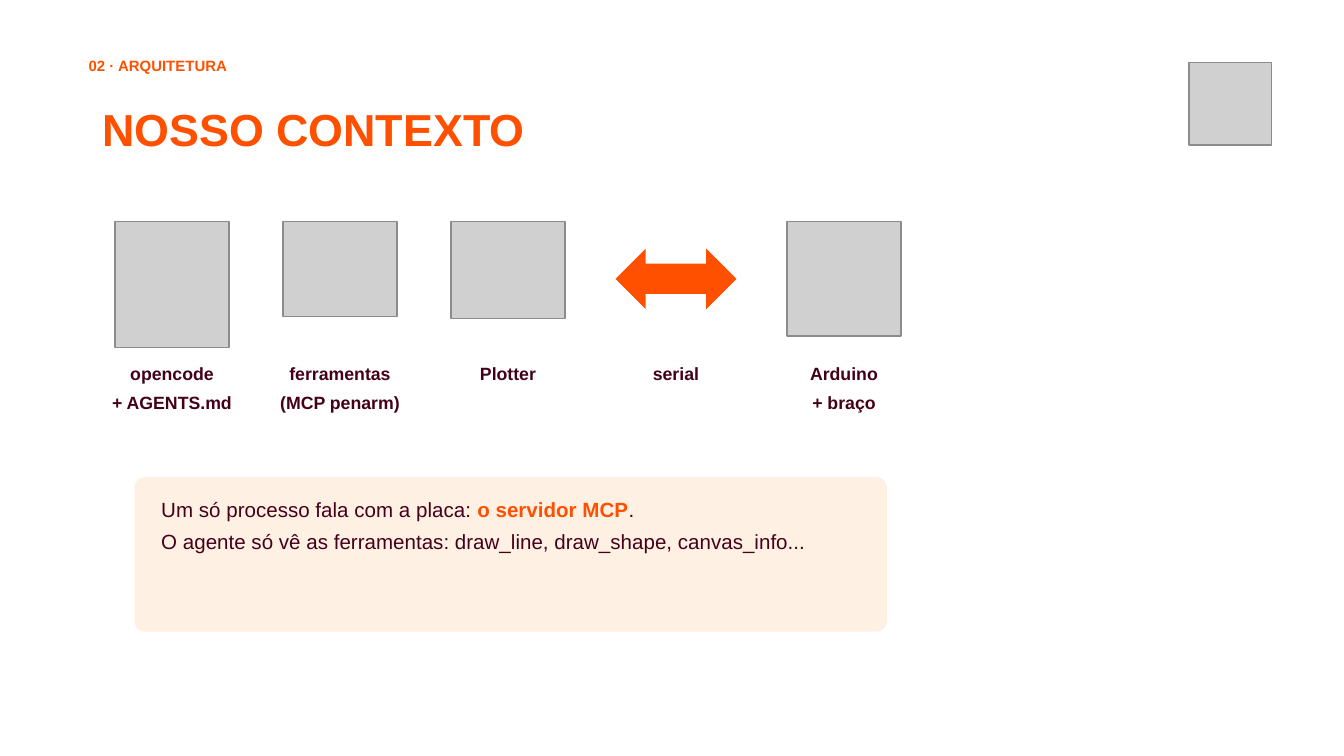
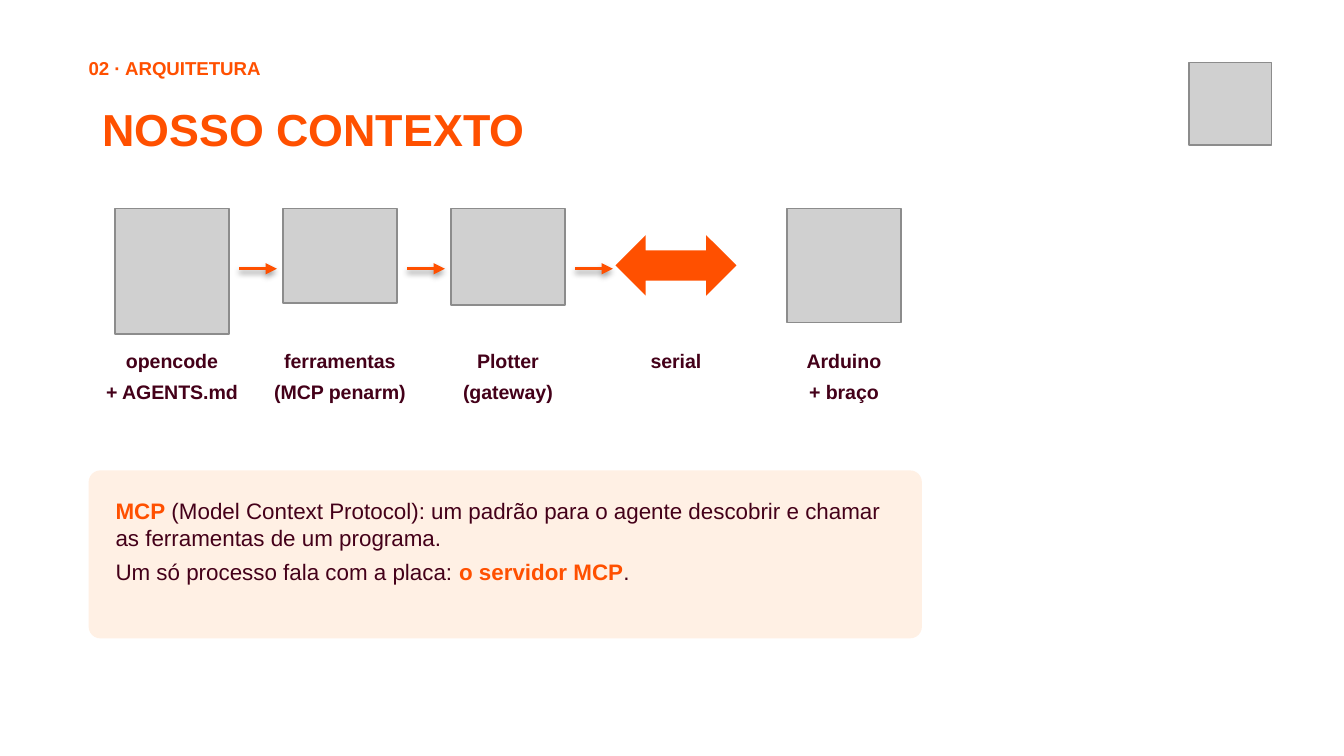
Before and after one commit to jhlr/plotter, a slide deck: slide 10 of workshop/dinamica-ia-hardware.pptx (slide 11 before the commit). Drawn at 1344x756 pixels with LibreOffice and Linux fonts; fonts in the diff are those of the drawing; grey boxes stand for pictures; background and template pictures are left out. Boxes give left, top, right and bottom in pixels: in the first picture for what was removed or moved away, otherwise in the second. Text is boxed around its words. In the diff, an @@ line names an element or a change of style, - is before the commit and + after.

```diff
--- a/workshop/dinamica-ia-hardware.pptx
+++ b/workshop/dinamica-ia-hardware.pptx
@@ text "02 · ARQUITETURA" at <box>89,62,260,79</box>: size 8 to 10 pt @@
@@ 4 pictures, 1 left right arrow: place and size @@
-4 pictures, 1 left right arrow at <box>114,222,902,348</box>
+4 pictures, 1 left right arrow at <box>114,208,902,335</box>
@@ arrow added from (239, 269) to (277, 269), #FF5000 1.75 pt @@
@@ arrow added from (407, 269) to (445, 269), #FF5000 1.75 pt @@
@@ arrow added from (575, 269) to (613, 269), #FF5000 1.75 pt @@
@@ text "opencode": place and size @@
-text "opencode" at <box>127,367,232,410</box>
+text "opencode" at <box>122,353,238,400</box>
@@ text "ferramentas": place and size @@
-text "ferramentas" at <box>280,367,400,413</box>
+text "ferramentas" at <box>274,354,406,403</box>
@@ text "Plotter": place and size @@
-text "Plotter" at <box>480,367,536,380</box>
+text "Plotter" at <box>463,353,553,403</box>
@@ text at <box>477,353,539,369</box>: size 9.5 to 10.5 pt in "Plotter" @@
@@ text "serial": place and size @@
-text "serial" at <box>653,367,699,380</box>
+text "serial" at <box>651,353,702,369</box>
@@ size 9.5 to 10.5 pt in 4 elements at <box>122,353,238,400</box>, <box>274,354,406,403</box>, <box>651,353,702,369</box>, <box>807,353,882,403</box> @@
@@ text "Arduino": place and size @@
-text "Arduino" at <box>810,367,878,413</box>
+text "Arduino" at <box>807,353,882,403</box>
@@ text at <box>463,384,553,403</box>: paragraph added @@
+(gateway)
@@ rounded rectangle: place and size @@
-rounded rectangle at <box>134,477,887,632</box>
+rounded rectangle at <box>89,470,922,638</box>
@@ text at <box>116,502,880,551</box>: paragraph added @@
+MCP (Model Context Protocol): um padrão para o agente descobrir e chamar as ferramentas de um programa.
@@ text "MCP (Model Context Protocol): um ...": place and size @@
-text "MCP (Model Context Protocol): um ..." at <box>161,502,805,554</box>
+text "MCP (Model Context Protocol): um ..." at <box>116,502,880,585</box>
@@ text at <box>161,534,805,554</box>: paragraph removed @@
-O agente só vê as ferramentas: draw_line, draw_shape, canvas_info...
@@ text at <box>116,563,629,585</box>: size 11 to 12 pt in "Um só processo fala com a placa: ..." @@
```
Also in this commit, not shown: 21 other slides changed, 10 slides added, 6 slides removed, 36 other files.
